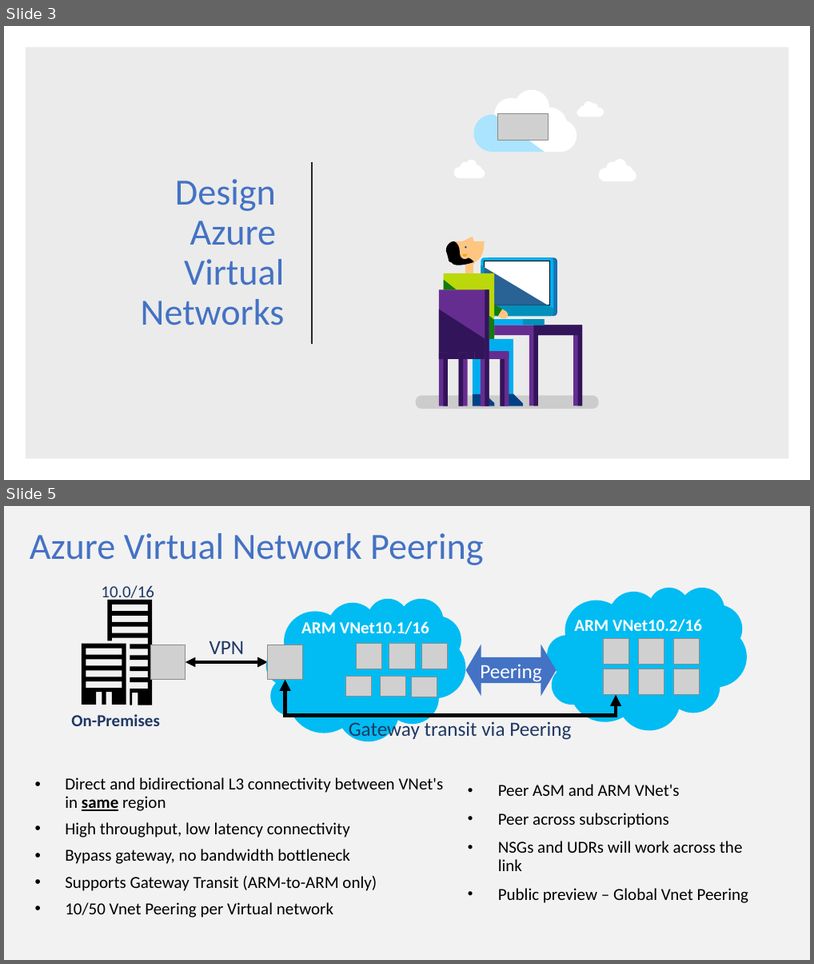
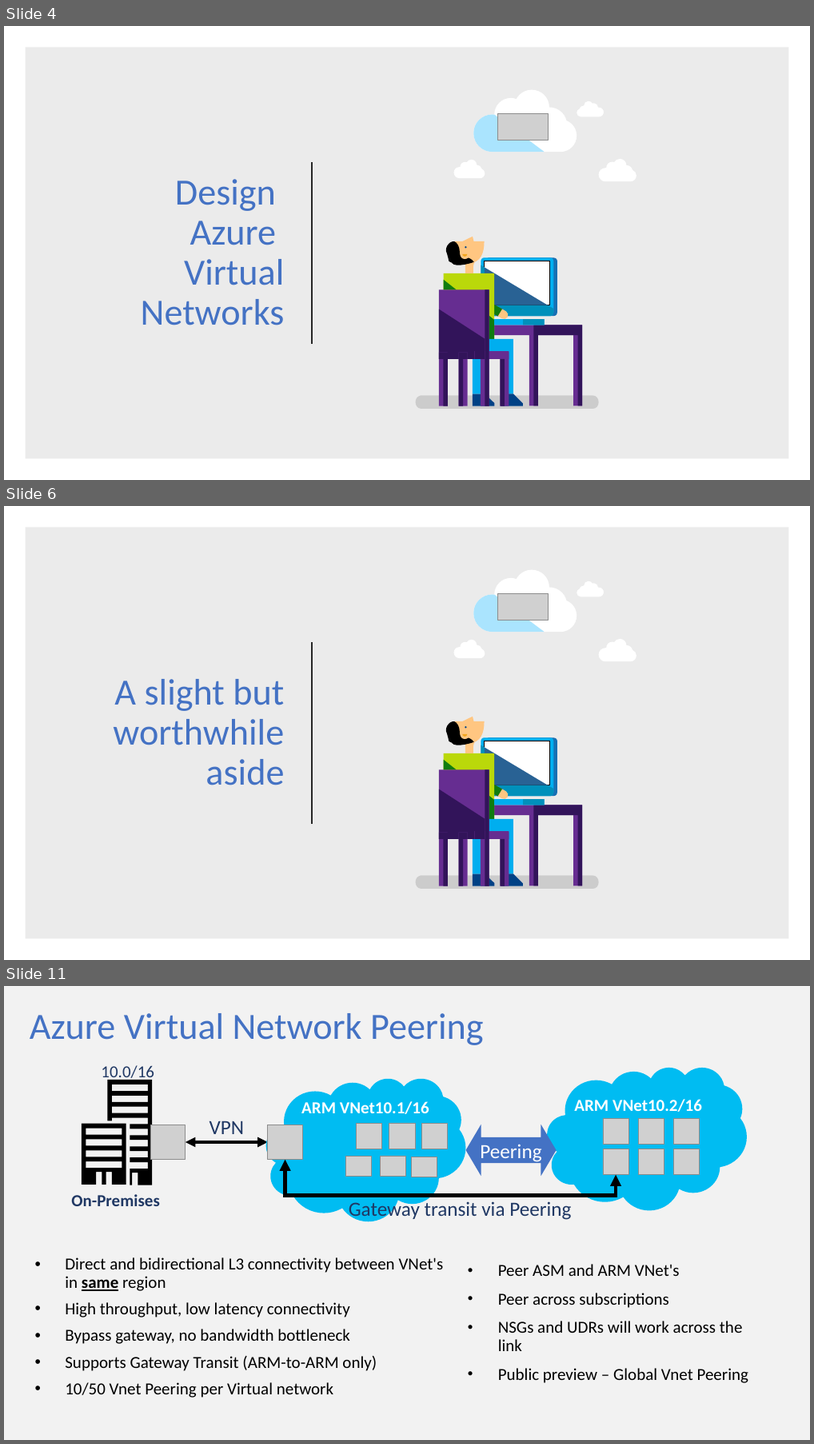
Before and after one commit to guruskill/70-535, a slide deck: Presentations/70-535-Design-Azure-Resource-Manager-ARM-Networking.pptx. Shown one above the other, each under a label of ours: slides 3 and 5 before the commit, slides 4, 6 and 11 after it; the slides between them are not shown. The pictures are 814x964 and 814x1444 pixels, drawn with LibreOffice and Linux fonts; fonts in the diff are those of the drawing; grey boxes stand for pictures. Boxes give left, top, right and bottom in pixels: in the first picture for what was removed or moved away, otherwise in the second. Text is boxed around its words. In the diff, an @@ line names an element or a change of style, - is before the commit and + after.

```diff
--- a/Presentations/70-535-Design-Azure-Resource-Manager-ARM-Networking.pptx
+++ b/Presentations/70-535-Design-Azure-Resource-Manager-ARM-Networking.pptx
@@ slide 6 added at (4,506,810,960), background #FFFFFF @@
@@ rectangle added at (25,527,790,939), fill #000000 at 8% opacity @@
@@ picture added at (498,594,548,620) @@
@@ line added from (312, 642) to (312, 824), #262626 1.5 pt @@
@@ group added at (416,569,637,888): 30 freeform shapes, 15 rectangles, 1 ellipse @@
@@ title added at (113,679,284,785), 44 pt, text #4472C4 @@
+A slight but worthwhile aside
@@ what was slide 3 is now slide 4 @@
@@ what was slide 5 is now slide 11 @@
```
Also in this commit, not shown: 3 slides changed, 6 other slides added, 1 slide removed, 1 other file.
